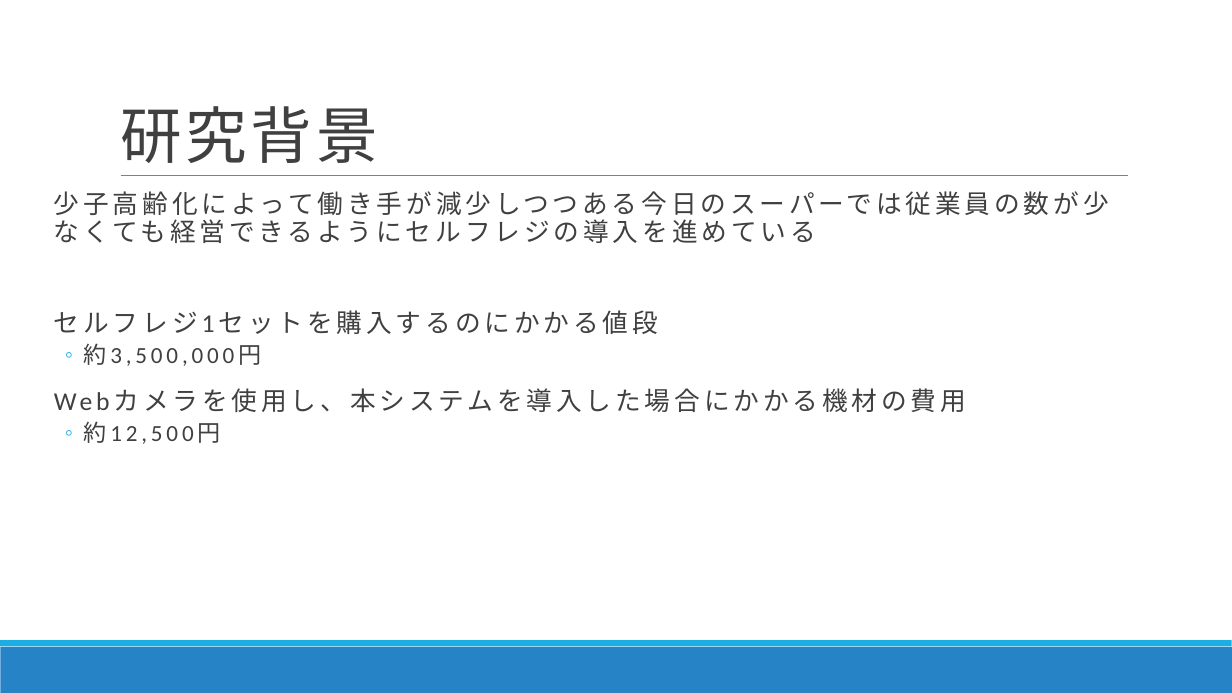
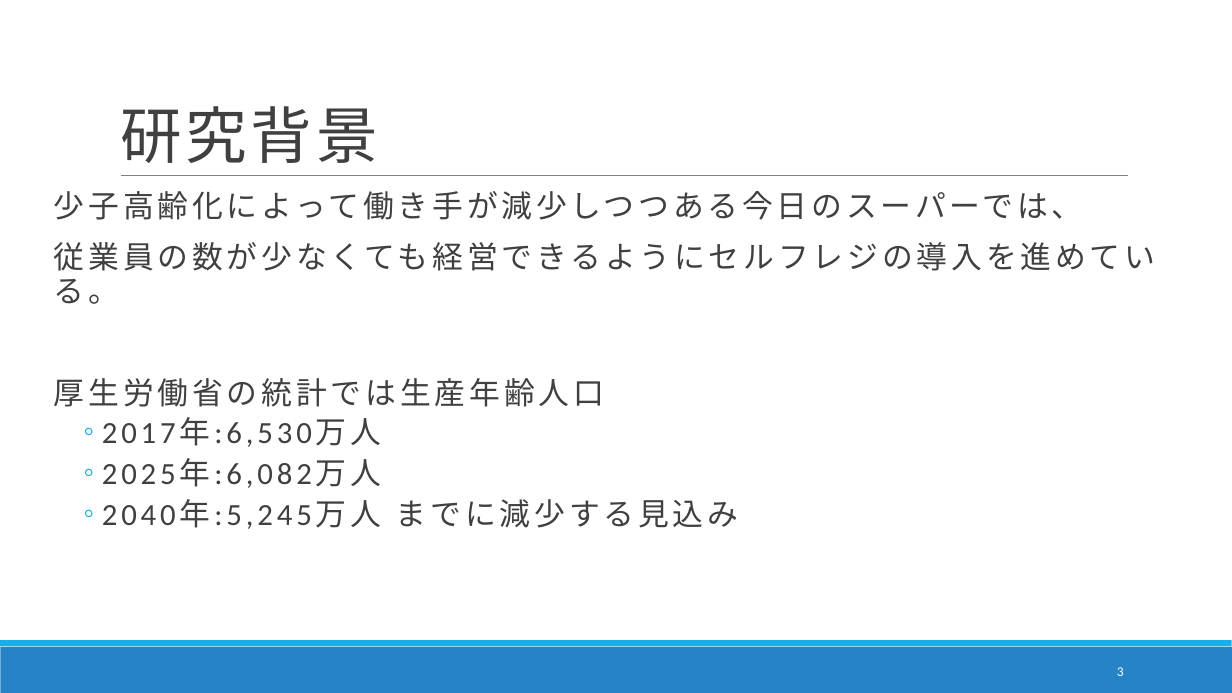
Before and after one commit to DJ956/YoloBarcodeReader, a slide deck: slide 3 of プレゼン/中間報告_danbara.pptx. Drawn at 1232x693 pixels with LibreOffice and Linux fonts; fonts in the diff are those of the drawing. Boxes give left, top, right and bottom in pixels: in the first picture for what was removed or moved away, otherwise in the second. Text is boxed around its words. In the diff, an @@ line names an element or a change of style, - is before the commit and + after.

```diff
--- a/プレゼン/中間報告_danbara.pptx
+++ b/プレゼン/中間報告_danbara.pptx
@@ text at [54,191,1156,529]: text changed; size 20 to 24 pt @@
-  少子高齢化によって働き手が減少しつつある今日のスーパーでは従業員の数が少なくても経営できるようにセルフレジの導入を進めている
-  セルフレジ1セットを購入するのにかかる値段
-  ◦ 約3,500,000円
-  Webカメラを使用し、本システムを導入した場合にかかる機材の費用
-  ◦ 約12,500円
+  少子高齢化によって働き手が減少しつつある今日のスーパーでは、
+  従業員の数が少なくても経営できるようにセルフレジの導入を進めている。
+  厚生労働省の統計では生産年齢人口
+    ◦ 2017年:6,530万人
+    ◦ 2025年:6,082万人
+    ◦ 2040年:5,245万人 までに減少する見込み
@@ page number added at [1117,667,1124,676], 10.5 pt, text #FFFFFF @@
+3
```
Also in this commit, not shown: 7 other slides changed, 3 slides added, 6 slides removed.
